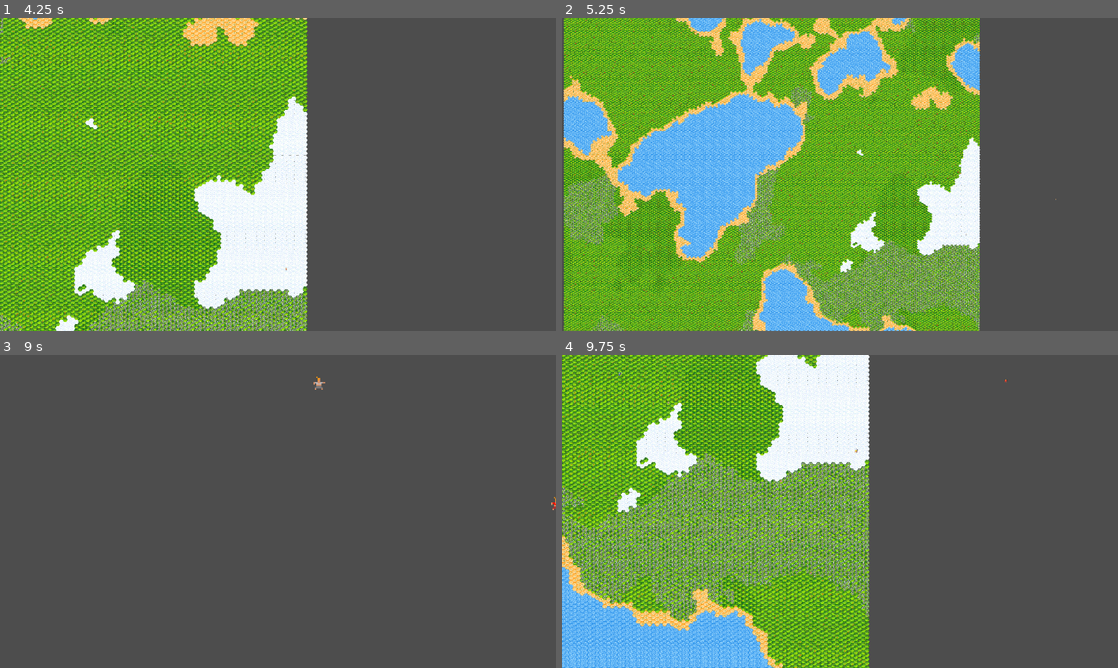
Above: before the commit, frames 1-4 (two rows, left to right).
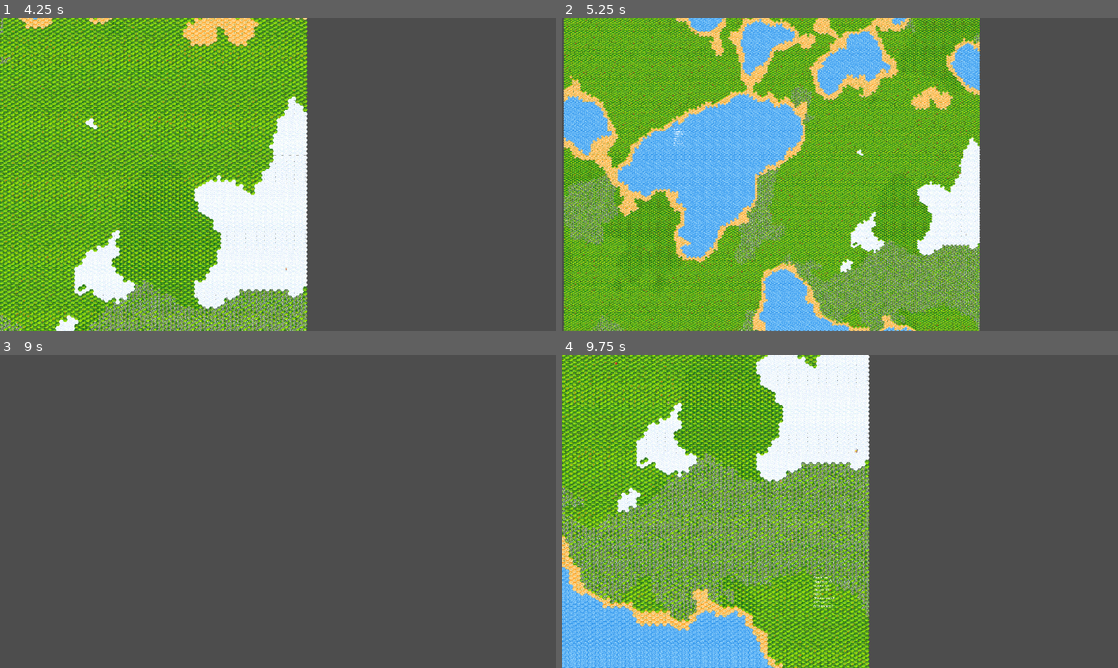
Above: after the commit, the same moments.

Repository: IsStephy/Game_TM_2
Game: Godot game, scene res://scenes/opening_menu.tscn
Same seed, same stepped clock (60 frames per second), same inputs: the game is played once before the commit and once after it.
Inputs (mouse positions are in pixels of both pictures, inside the frame that each line leads up to):
- Up to frame 1 (4.25 s): click "Start" at 0.5 s; tap Enter at 1.25, 3.5 s; move the mouse to (400, 158) at 1.27 s; hold Right (ui_right) 1.28-2.03 s; hold P 1.28-2.03 s; click (400, 158) at 1.42 s; tap Space at 1.52, 2, 2.27, 3.77 s; move the mouse to (166, 190) at 2.02 s; hold Down (ui_down) 2.03-2.78 s; tap O at 2.1 s; click (166, 190) at 2.17 s; move the mouse to (333, 105) at 2.77 s; hold Right (ui_right) 2.78-3.53 s; tap 1 at 2.85 s; click (333, 105) at 2.92 s; move the mouse to (250, 237) at 3.52 s; hold Up (ui_up) from 3.53 s (still down); tap 9 at 3.6 s; click (250, 237) at 3.67 s
- Up to frame 2 (5.25 s): move the mouse to (1006, 221) at 4.27 s; release Up (ui_up) at 4.28 s; hold Left (ui_left) from 4.28 s (still down); tap 0 at 4.35 s; click (1006, 221) at 4.42 s; tap Space at 4.52 s; move the mouse to (673, 127) at 5.02 s; tap P at 5.1 s; click (673, 127) at 5.17 s
- Up to frame 3 (9 s): tap Space at 5.27, 5.75, 6.77, 7.52, 8.27 s; move the mouse to (305, 511) at 5.77 s; release Left (ui_left) at 5.78 s; hold Down (ui_down) 5.78-6.53 s; hold O 5.78-6.53 s; click (305, 511) at 5.92 s; move the mouse to (194, 433) at 6.52 s; hold Right (ui_right) 6.53-7.28 s; tap 1 at 6.6 s; click (194, 433) at 6.67 s; move the mouse to (400, 495) at 7.27 s; hold Up (ui_up) 7.28-8.03 s; tap 9 at 7.35 s; click (400, 495) at 7.42 s; move the mouse to (166, 527) at 8.02 s; hold Right (ui_right) 8.03-8.78 s; tap 0 at 8.1 s; click (166, 527) at 8.17 s; move the mouse to (333, 442) at 8.77 s; hold Down (ui_down) from 8.78 s (still down); hold P from 8.78 s (still down); click (333, 442) at 8.92 s
- Up to frame 4 (9.75 s): move the mouse to (812, 574) at 9.52 s; release Down (ui_down) at 9.53 s; release P at 9.53 s; hold Left (ui_left) from 9.53 s (still down); tap O at 9.6 s; click (812, 574) at 9.67 s

Frame 1 is identical in both runs. In frame 2, less than 0.1% of the frame differs, in the area x 20-89%, y 35-59%; in frame 3, less than 0.1%; in frame 4, 0.1%, in the area x 9-80%, y 2-81%.

Commit message:
+intro_logo +death_logic update

Diff:
--- a/Grid_map/game_of_life/scenes/human_cell.gd
+++ b/Grid_map/game_of_life/scenes/human_cell.gd
@@ -5,7 +5,7 @@
 var stamina: int = 100
 var hunger: int = 100  # Hunger stat
 var age: int = 0
-var max_age: int = 400
+var max_age: int = 15
 var wood_amount: int = 0
 var house_count: int = 0  # Track number of houses built
 var food_amount: int = 0  # New variable for food, max 10
@@ -33,6 +33,20 @@
 # Called when the node enters the scene tree for the first time.
 func _ready():
 	print("✅ Human ready.")
+	# Add hover detection
+	var hover_area = Area2D.new()
+	hover_area.name = "HoverArea"
+	add_child(hover_area)
+
+	var collision_shape = CollisionShape2D.new()
+	var shape = RectangleShape2D.new()
+	shape.size = Vector2(32, 32)
+	collision_shape.shape = shape
+	hover_area.add_child(collision_shape)
+
+	hover_area.connect("mouse_entered", Callable(self, "_on_mouse_entered"))
+	hover_area.connect("mouse_exited", Callable(self, "_on_mouse_exited"))
+
 	if has_node("Cell"):
 		var sprite = $Cell
 		sprite.visible = true
@@ -51,6 +65,8 @@
 	weight_map = weights
 	is_paused = paused  # Set paused flag from main.gd
 	initialized = true
+	age = 0
+	max_age = 15
 	print("✅ Human initialized!")
 	# After initialization, move sprite to the correct position on the map
 	if has_node("Cell"):
@@ -63,8 +79,22 @@
 		return
 	if not initialized or not is_inside_tree():
 		return
+	if age >= max_age or health <= 0 or hunger <= 0:
+		die()
+		return
 	if not is_moving and stamina > 0:
 		decide_action()
+
+func die():
+	print("❌ Human died at age:", age)
+	# Remove from the humans array in main.gd
+	var main = get_parent()
+	if main and main.has_method("remove_human"):
+		main.remove_human(self)
+	is_moving = false
+	# Remove the node itself
+	queue_free()
+
 func get_random_child_count() -> int:
 	var rand_val = randf()  # Random float between 0.0 and 1.0
 	if rand_val < 0.7:      # 70% chance no childe
@@ -378,3 +408,9 @@
 			print("Gathered food. Current food amount: ", food_amount)
 
 		food_amount = min(food_amount + 1, 10)  # Increase food by 1 per generation, max 10
+
+func _on_mouse_entered():
+	get_parent().show_human_stats(self)
+
+func _on_mouse_exited():
+	get_parent().hide_human_stats()
--- a/Grid_map/game_of_life/scenes/main.gd
+++ b/Grid_map/game_of_life/scenes/main.gd
@@ -149,6 +149,11 @@
 		terrain_index_map[idx] = terrain_name
 		idx += 1
 
+# Add this function to handle removing humans from the array
+func remove_human(human):
+	if humans.has(human):
+		humans.erase(human)
+		print("Human removed from tracking array")
 # Build the church at a specific position
 func build_church(pos: Vector2i):
 	print("Attempting to build church at position:", pos)
@@ -277,14 +282,26 @@
 
 	church_check_timer += delta
 	if church_check_timer >= church_check_interval:
-		church_check_timer = 0.0
-		for human_cell in humans:
-			var human_pos = tile_map.local_to_map(human_cell.global_position)
-			build_church(human_pos)
-
-	for human_cell in humans:
-		if not human_cell["is_moving"]:
-			human_cell.decide_action()
+		church_check_timer = 0.0  # Reset the timer
+
+		 # Create a copy of the humans array to safely iterate
+		var valid_humans = humans.duplicate()
+		for human_cell in valid_humans:
+			if is_instance_valid(human_cell) and human_cell.is_inside_tree():
+				var human_pos = tile_map.local_to_map(human_cell.global_position)
+				build_church(human_pos)
+
+	# Create a copy of the humans array to safely iterate
+	var humans_to_check = humans.duplicate()
+	for i in range(humans_to_check.size() - 1, -1, -1):
+		var human_cell = humans_to_check[i]
+		if is_instance_valid(human_cell) and human_cell.is_inside_tree():
+			if not human_cell.is_moving:
+				human_cell.decide_action()
+		else:
+			# If human is no longer valid, remove it from the original array
+			if humans.has(human_cell):
+				humans.erase(human_cell)
 
 
 
@@ -293,6 +310,9 @@
 
 
 func spawn_human(pos: Vector2i):
+	if pos.x < 0 or pos.x >= width or pos.y < 0 or pos.y >= height:
+		print("❌ Cannot spawn human outside map boundaries")
+		return
 	var human_scene = preload("res://scenes/human_cell.tscn")
 	var human = human_scene.instantiate()
 	var world_pos = tile_map.map_to_local(pos)
@@ -304,7 +324,7 @@
 
 func show_human_stats(human):
 
-	details_label.text = "Health: " + str(human.health) + "\n H …(102 unchanged characters)… nger) + "\nAge: " + str(human.age) + "\nMax Age: " + str(human.max_age)+"\n Wood amount: "+str(human.wood_amount)+  …(79 unchanged characters)…
+	details_label.text = "Health: " + str(human.health) + "\n H …(102 unchanged characters)… nger) + "\nAge: " + str(human.age) + "\n Wood amount: "+str(human.wood_amount)+  …(79 unchanged characters)…
 	details_label.position = get_local_mouse_position() + Vector2(10, 10)
 	details_label.show()
 
@@ -382,3 +402,6 @@
 			if nx >= 0 and nx < width and ny >= 0 and ny < height:
 				var neighbor_id = nx * height + ny
 				astar.connect_points(node_id, neighbor_id, true)
+
+func hide_human_stats():
+	details_label.hide()
